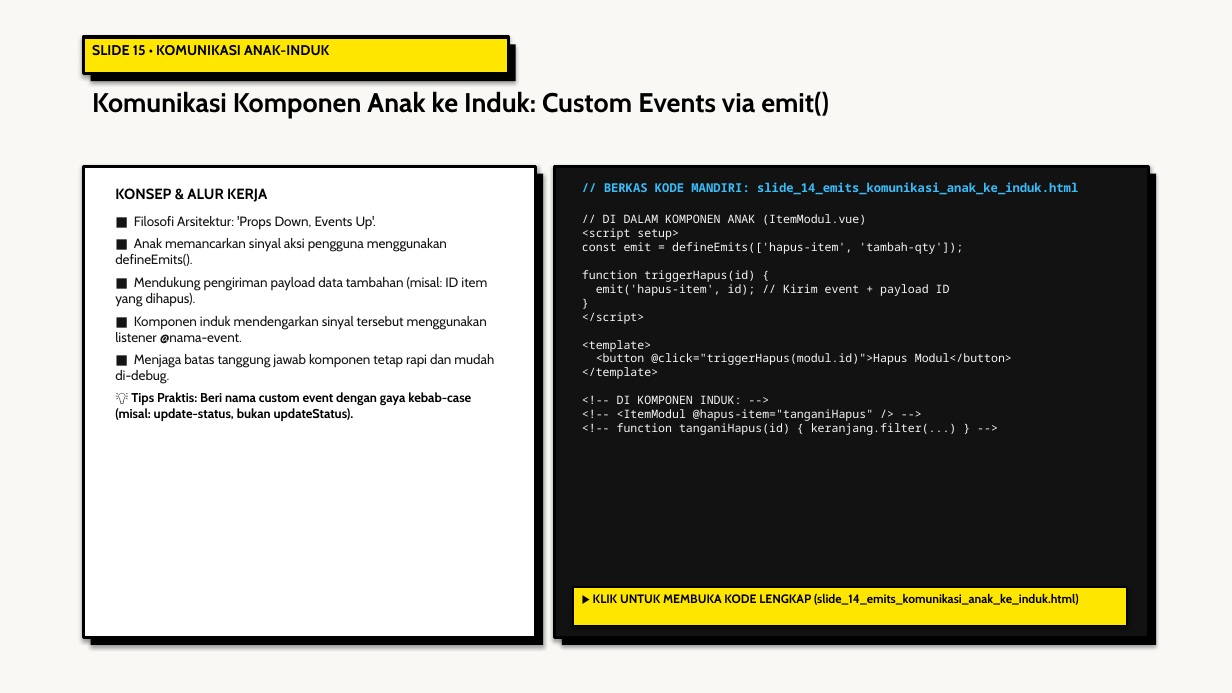
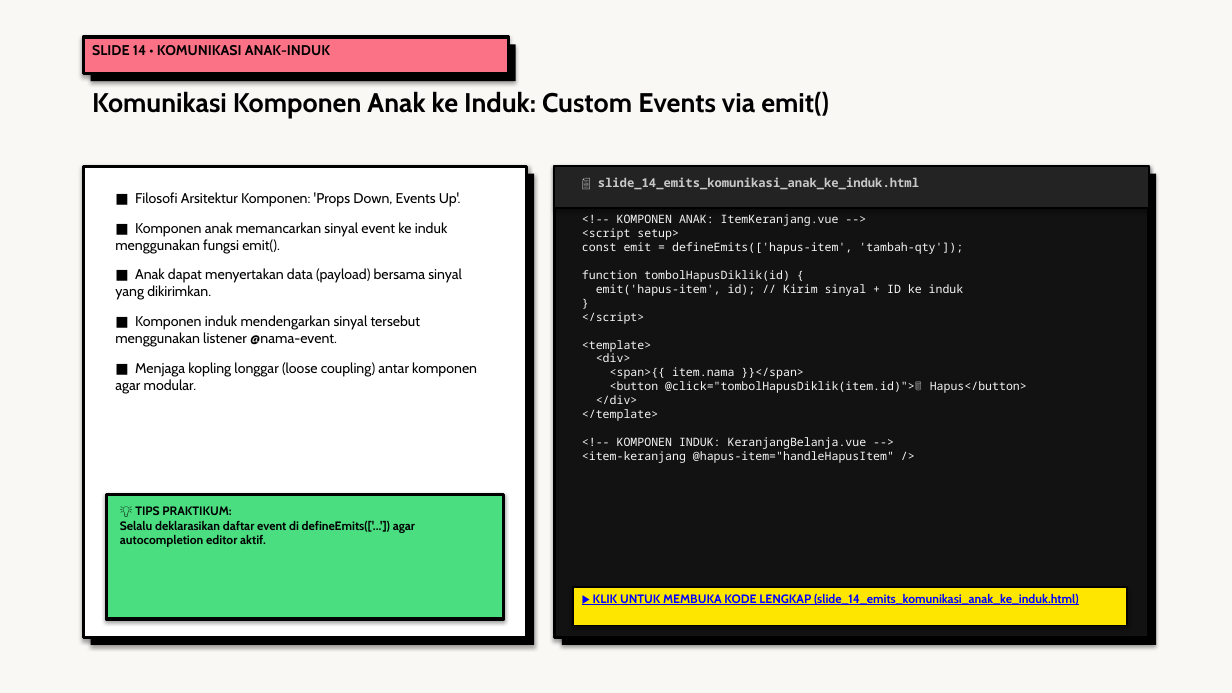
Before and after one commit to antonprafanto/tuweb_mobile2025, a slide deck: slide 14 of slide_presentasi/SESI_02_Frontend_Modern_Vue.pptx (slide 15 before the commit). Drawn at 1232x693 pixels with LibreOffice and Linux fonts; fonts in the diff are those of the drawing. Boxes give left, top, right and bottom in pixels: in the first picture for what was removed or moved away, otherwise in the second. Text is boxed around its words. In the diff, an @@ line names an element or a change of style, - is before the commit and + after.

Commit message:
feat(sesi-02): audit tuntas 18 file html ramah awam diagram svg pptx neobrutalism dan naskah mermaid

```diff
--- a/slide_presentasi/SESI_02_Frontend_Modern_Vue.pptx
+++ b/slide_presentasi/SESI_02_Frontend_Modern_Vue.pptx
@@ rectangle at bbox=[83, 37, 508, 74]: fill #FFE600 to #FB7185 @@
@@ text at bbox=[92, 45, 330, 55]: text changed @@
-SLIDE 15 • KOMUNIKASI ANAK-INDUK
+SLIDE 14 • KOMUNIKASI ANAK-INDUK
@@ rectangle: place and size @@
-rectangle at bbox=[83, 166, 536, 638]
+rectangle at bbox=[83, 166, 527, 638]
@@ rectangle: place and size @@
-rectangle at bbox=[91, 174, 543, 645]
+rectangle at bbox=[91, 174, 534, 645]
@@ rectangle added at bbox=[555, 166, 1149, 208], fill #232323, outline #000000 1.5 pt @@
@@ text at bbox=[598, 177, 919, 190]: text changed; text colour #38BDF8 to #C8C8C8 @@
-// BERKAS KODE MANDIRI: slide_14_emits_komunikasi_anak_ke_induk.html
+📄 slide_14_emits_komunikasi_anak_ke_induk.html
@@ text at bbox=[115, 192, 462, 300]: text changed; size 10.5 to 11 pt; text colour #141414 to #000000 @@
-KONSEP & ALUR KERJA
-■ Filosofi Arsitektur: 'Props Down, Events Up'.
-■ Anak memancarkan sinyal aksi pengguna menggunakan defineEmits().
-■ Mendukung pengiriman payload data tambahan (misal: ID item yang dihapus).
+■ Filosofi Arsitektur Komponen: 'Props Down, Events Up'.
+■ Komponen anak memancarkan sinyal event ke induk menggunakan fungsi emit().
+■ Anak dapat menyertakan data (payload) bersama sinyal yang dikirimkan.
@@ text at bbox=[617, 214, 839, 226]: text changed @@
-// DI DALAM KOMPONEN ANAK (ItemModul.vue)
+<!-- KOMPONEN ANAK: ItemKeranjang.vue -->
@@ text at bbox=[582, 270, 964, 296]: text changed @@
-function triggerHapus(id) {
-emit('hapus-item', id); // Kirim event + payload ID
+function tombolHapusDiklik(id) {
+emit('hapus-item', id); // Kirim sinyal + ID ke induk
@@ text at bbox=[115, 315, 421, 347]: size 10.5 to 11 pt, text colour #141414 to #000000 in "■ Komponen induk mendengarkan sinyal tersebut menggunakan ..."; more space between paragraphs @@
@@ text at bbox=[596, 353, 1027, 404]: text changed @@
-<button @click="triggerHapus(modul.id)">Hapus Modul</button>
+<div>
+<span>{{ item.nama }}</span>
+<button @click="tombolHapusDiklik(item.id)">🗑️ Hapus</button>
+</div>
@@ text at bbox=[115, 362, 477, 394]: text changed; size 10 to 11 pt; bold off @@
-■ Menjaga batas tanggung jawab komponen tetap rapi dan mudah di-debug.
-💡 Tips Praktis: Beri nama custom event dengan gaya kebab-case (misal: update-status, bukan updateStatus).
+■ Menjaga kopling longgar (loose coupling) antar komponen agar modular.
@@ text at bbox=[582, 437, 894, 463]: text changed @@
-<!-- DI KOMPONEN INDUK: -->
-<!-- <ItemModul @hapus-item="tanganiHapus" /> -->
-<!-- function tanganiHapus(id) { keranjang.filter(...) } -->
+<!-- KOMPONEN INDUK: KeranjangBelanja.vue -->
+<item-keranjang @hapus-item="handleHapusItem" />
@@ rectangle added at bbox=[106, 494, 504, 619], fill #4ADE80, outline #000000 2.5 pt @@
@@ text added at bbox=[120, 506, 415, 547], 9.5 pt, text #000000, bold @@
+💡 TIPS PRAKTIKUM:
+Selalu deklarasikan daftar event di defineEmits(['...']) agar autocompletion editor aktif.
@@ text "▶ KLIK UNTUK MEMBUKA KODE ..." at bbox=[593, 594, 1079, 605]: text colour #000000 to #0000FF, underline on @@
```
Also in this commit, not shown: 15 other slides changed, 2 slides added, 2 slides removed, 21 other files.
